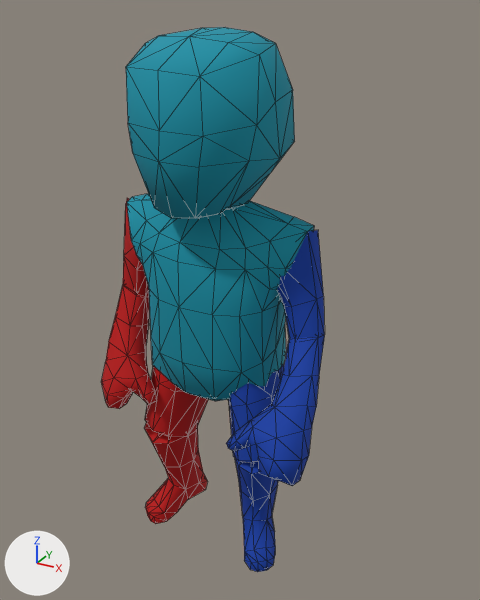
An edit to the FBX model LD44/Assets/Animations/A_Shoot.FBX, drawn before and after from the same camera.
Before and after are seen from a 50 mm camera at (1.11, -1.86, 1.91) aimed at (0.18, -0.16, 1.06). Arrows for +X, +Y and +Z are at lower left; the lights stay in place. Both versions are drawn at frame 21 of the action 'Take 001'; the numbers are the values there. Mesh edges are drawn as thin lines.

Names of what the first picture shows: 'Chara_ArmL', 'Chara_ArmR', 'Chara_Body', 'Chara_FootL', 'Chara_FootR', 'Chara_HandL', 'Chara_HandR', 'Chara_Head', 'Chara_LegL', 'Chara_LegR'.
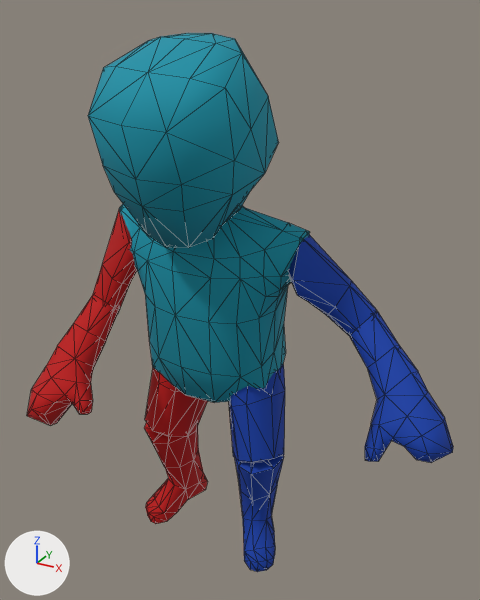
Location of each change, [x1, y1, x2, y2] in pixels of the pictures (480 x 600 px):
'Chara_Head', turned
    before: [126, 27, 295, 218]
    after: [88, 33, 279, 248]
'Chara_Body', turned
    before: [127, 194, 314, 401]
    after: [119, 204, 310, 403]
'Chara_HandL', turned
    before: [226, 335, 325, 486]
    after: [350, 311, 453, 463]
'Chara_HandR', turned
    before: [101, 285, 157, 409]
    after: [27, 296, 118, 426]
'Chara_ArmL', turned
    before: [277, 230, 325, 339]
    after: [288, 235, 377, 336]
'Chara_ArmR', turned
    before: [123, 198, 149, 296]
    after: [92, 209, 137, 314]

Diff of the bpy script that builds the scene:
```diff
--- a/LD44/Assets/Animations/A_Shoot.FBX.py
+++ b/LD44/Assets/Animations/A_Shoot.FBX.py
@@ ob_chara_handl @@
 ob_chara_handl.location = (0.704, -0.00349, -0.0462)
-ob_chara_handl.rotation_euler = (0.0369, -0.106, -0.538)  # degrees (2.1, -6.1, -31)
+ob_chara_handl.rotation_euler = (0.049, -0.0912, -0.722)  # degrees (2.8, -5.2, -41)
@@ ob_chara_handr @@
 ob_chara_handr.location = (-0.72, -0.00349, -0.0318)
-ob_chara_handr.rotation_euler = (0.0155, 0.0274, 0.514)  # degrees (0.9, 1.6, 29)
+ob_chara_handr.rotation_euler = (0.0166, 0.0201, 0.805)  # degrees (1, 1.2, 46)
@@ ob_chara_head @@
 ob_chara_head.location = (1.372, 0.0, 0.0)
-ob_chara_head.rotation_euler = (-0.214, -0.00811, 0.102)  # degrees (-12, -0.5, 5.8)
+ob_chara_head.rotation_euler = (-0.181, -0.0396, -0.146)  # degrees (-10, -2.3, -8.4)
@@ ob_chara_armr @@
 ob_chara_armr.location = (1.257, 0.0426, 0.668)
-ob_chara_armr.rotation_euler = (0.262, 0.146, -0.0502)  # degrees (15, 8.4, -2.9)
+ob_chara_armr.rotation_euler = (0.187, 0.254, 0.352)  # degrees (11, 15, 20)
@@ ob_chara_arml @@
 ob_chara_arml.location = (1.257, 0.0426, -0.664)
-ob_chara_arml.rotation_euler = (0.347, 2.959, 0.246)  # degrees (20, 170, 14)
+ob_chara_arml.rotation_euler = (-0.194, 2.397, 0.0167)  # degrees (-11, 137, 1)
@@ ob_chara_body @@
 ob_chara_body.location = (0.0, 0.0, 0.0)
-ob_chara_body.rotation_euler = (0.117, 0.0625, -0.147)  # degrees (6.7, 3.6, -8.4)
+ob_chara_body.rotation_euler = (0.11, 0.0705, -0.227)  # degrees (6.3, 4, -13)
 ob_chara_body.scale = (46.3, 46.3, 46.3)
```
